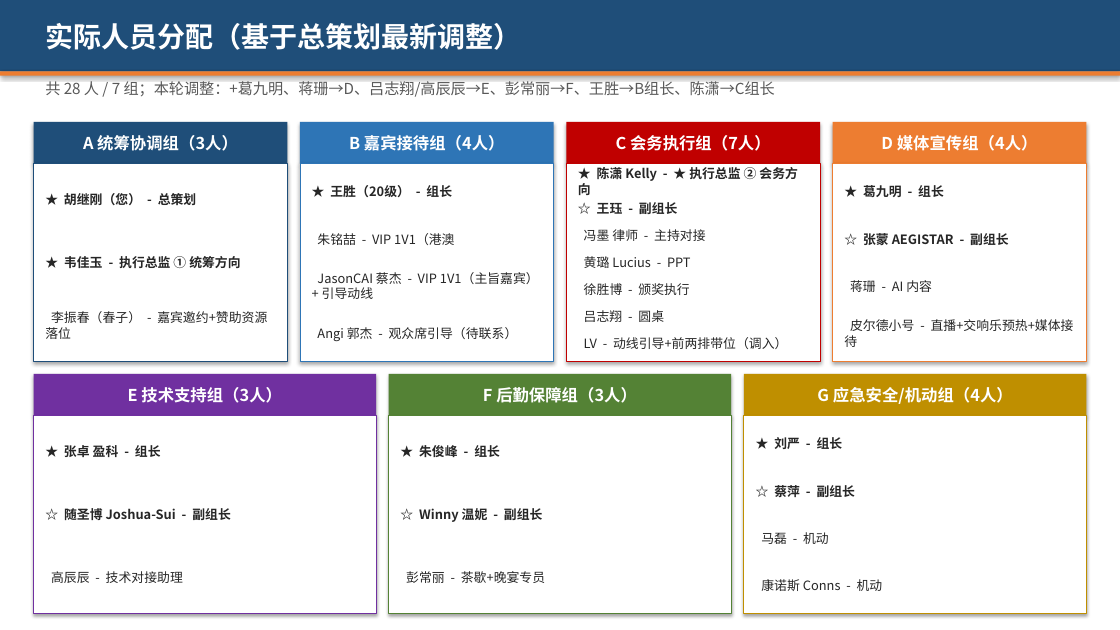
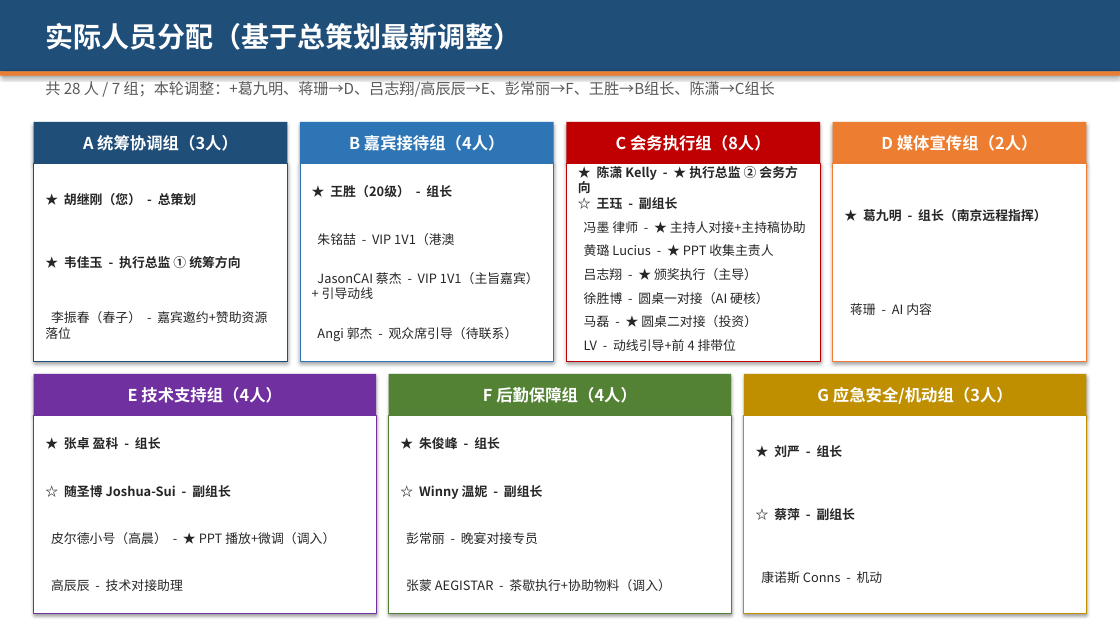
Before and after one commit to hujigang2010-maker/AIDEN, a slide deck: slide 13 of 2026峰会_志愿者分工方案.pptx. Drawn at 1120x630 pixels with LibreOffice and Linux fonts; fonts in the diff are those of the drawing. Boxes give left, top, right and bottom in pixels: in the first picture for what was removed or moved away, otherwise in the second. Text is boxed around its words. In the diff, an @@ line names an element or a change of style, - is before the commit and + after.

```diff
--- a/2026峰会_志愿者分工方案.pptx
+++ b/2026峰会_志愿者分工方案.pptx
@@ text in rectangle at box(616, 135, 771, 151): text changed @@
-C 会务执行组（7人）
+C 会务执行组（8人）
@@ text in rectangle at box(881, 135, 1038, 151): text changed @@
-D 媒体宣传组（4人）
+D 媒体宣传组（2人）
@@ text "★ 陈潇 Kelly - ★ ...": place and size @@
-text "★ 陈潇 Kelly - ★ ..." at box(578, 167, 798, 195)
+text "★ 陈潇 Kelly - ★ ..." at box(578, 163, 798, 193)
@@ text "☆ 王珏 - 副组长": place and size @@
-text "☆ 王珏 - 副组长" at box(597, 202, 678, 214)
+text "☆ 王珏 - 副组长" at box(597, 197, 678, 209)
@@ text at box(863, 209, 1047, 221): text changed @@
-☆ 张蒙 AEGISTAR - 副组长
+★ 葛九明 - 组长（南京远程指挥）
@@ text removed at box(863, 185, 944, 197) @@
-★ 葛九明 - 组长
@@ text at box(584, 221, 806, 233): text changed @@
-冯墨 律师 - 主持对接
+冯墨 律师 - ★ 主持人对接+主持稿协助
@@ text at box(584, 244, 773, 256): text changed @@
-黄璐 Lucius - PPT
+黄璐 Lucius - ★ PPT 收集主责人
@@ text at box(584, 268, 757, 280): text changed @@
-徐胜博 - 颁奖执行
+吕志翔 - ★ 颁奖执行（主导）
@@ text "蒋珊 - AI 内容": place and size @@
-text "蒋珊 - AI 内容" at box(850, 280, 932, 292)
+text "蒋珊 - AI 内容" at box(850, 303, 932, 315)
@@ text at box(584, 292, 769, 304): text changed @@
-吕志翔 - 圆桌
+徐胜博 - 圆桌一对接（AI 硬核）
@@ text added at box(584, 315, 757, 327), 11 pt, text #262626 @@
+马磊 - ★ 圆桌二对接（投资）
@@ text removed at box(844, 319, 1074, 347) @@
-皮尔德小号 - 直播+交响乐预热+媒体接待
@@ text at box(584, 339, 737, 351): text changed @@
-LV - 动线引导+前两排带位（调入）
+LV - 动线引导+前 4 排带位
@@ text in rectangle at box(128, 387, 282, 403): text changed @@
-E 技术支持组（3人）
+E 技术支持组（4人）
@@ text in rectangle at box(483, 387, 637, 403): text changed @@
-F 后勤保障组（3人）
+F 后勤保障组（4人）
@@ text in rectangle at box(817, 387, 1013, 404): text changed @@
-G 应急安全/机动组（4人）
+G 应急安全/机动组（3人）
@@ text "★ 张卓 盈科 - 组长": place and size @@
-text "★ 张卓 盈科 - 组长" at box(64, 445, 161, 457)
+text "★ 张卓 盈科 - 组长" at box(64, 437, 161, 449)
@@ text "★ 朱俊峰 - 组长": place and size @@
-text "★ 朱俊峰 - 组长" at box(419, 445, 500, 457)
+text "★ 朱俊峰 - 组长" at box(419, 437, 500, 449)
@@ text "★ 刘严 - 组长": place and size @@
-text "★ 刘严 - 组长" at box(774, 437, 843, 449)
+text "★ 刘严 - 组长" at box(774, 445, 843, 457)
@@ text "☆ 随圣博 Joshua-Sui - 副组长": place and size @@
-text "☆ 随圣博 Joshua-Sui - 副组长" at box(64, 508, 231, 520)
+text "☆ 随圣博 Joshua-Sui - 副组长" at box(64, 485, 231, 497)
@@ text "☆ Winny 温妮 - 副组长": place and size @@
-text "☆ Winny 温妮 - 副组长" at box(419, 508, 543, 522)
+text "☆ Winny 温妮 - 副组长" at box(419, 485, 543, 499)
@@ text "☆ 蔡萍 - 副组长": place and size @@
-text "☆ 蔡萍 - 副组长" at box(774, 485, 856, 497)
+text "☆ 蔡萍 - 副组长" at box(774, 508, 856, 520)
@@ text added at box(51, 532, 335, 544), 11 pt, text #262626 @@
+皮尔德小号（高晨） - ★ PPT 播放+微调（调入）
@@ text at box(406, 532, 538, 544): text changed @@
-彭常丽 - 茶歇+晚宴专员
+彭常丽 - 晚宴对接专员
@@ text removed at box(761, 532, 829, 544) @@
-马磊 - 机动
@@ text "高辰辰 - 技术对接助理": place and size @@
-text "高辰辰 - 技术对接助理" at box(51, 571, 183, 583)
+text "高辰辰 - 技术对接助理" at box(51, 579, 183, 591)
@@ text "康诺斯 Conns - 机动": place and size @@
-text "康诺斯 Conns - 机动" at box(761, 579, 883, 591)
+text "康诺斯 Conns - 机动" at box(761, 571, 883, 583)
@@ text added at box(406, 579, 671, 591), 11 pt, text #262626 @@
+张蒙 AEGISTAR - 茶歇执行+协助物料（调入）
```
Also in this commit, not shown: 13 other slides changed, 2 other files.
